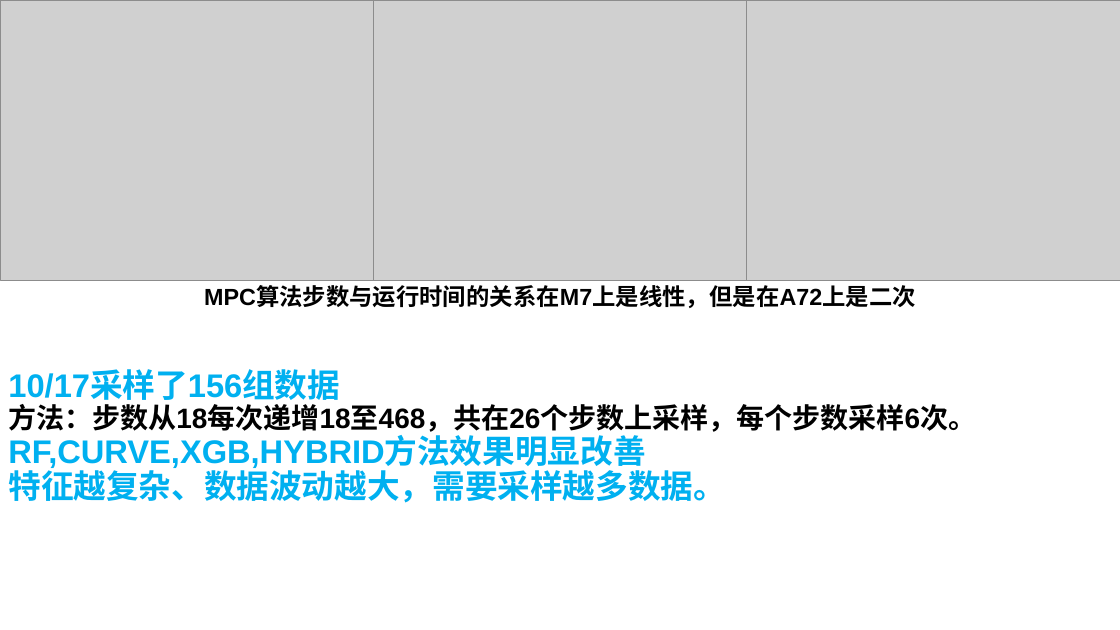
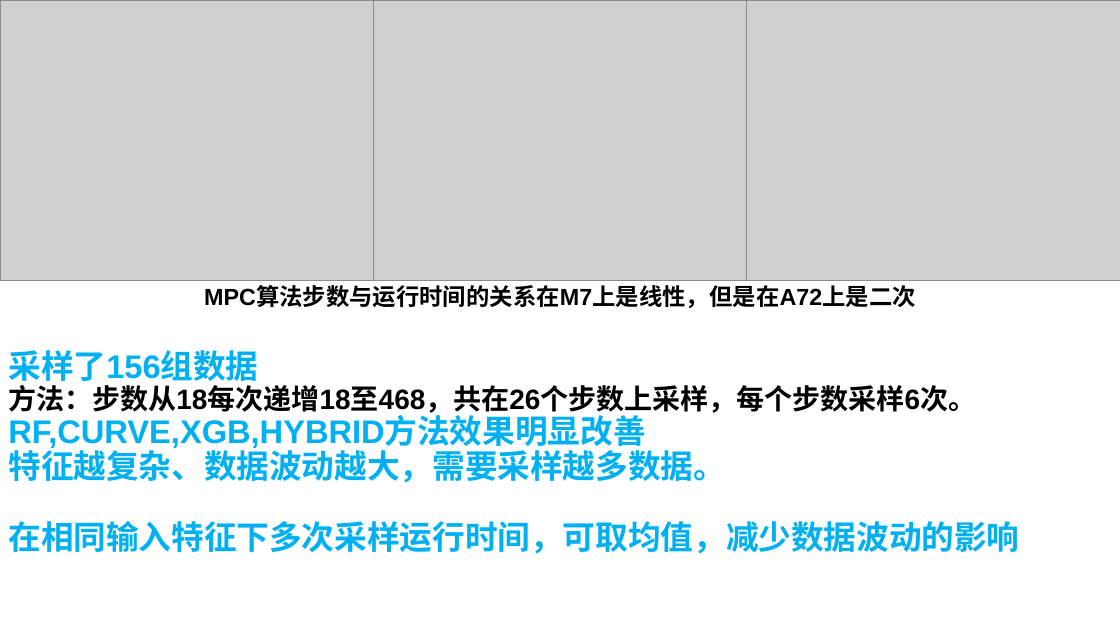
Before and after one commit to AE-26710/Time-Prediction, a slide deck: slide 44 of R5.pptx. Drawn at 1120x630 pixels with LibreOffice and Linux fonts; fonts in the diff are those of the drawing; grey boxes stand for pictures. Boxes give left, top, right and bottom in pixels: in the first picture for what was removed or moved away, otherwise in the second. Text is boxed around its words. In the diff, an @@ line names an element or a change of style, - is before the commit and + after.

Commit message:
10/22 Update
重新做了三种加密算法的数据及拟合
尝试拟合了FFT，效果不佳
添加了MPC采样数据

```diff
--- a/R5.pptx
+++ b/R5.pptx
@@ text at bbox=[8, 350, 258, 386]: text changed @@
-10/17采样了156组数据
+采样了156组数据
@@ text at bbox=[8, 521, 1019, 554]: paragraph added @@
+在相同输入特征下多次采样运行时间，可取均值，减少数据波动的影响
```
Also in this commit, not shown: 1 other slide changed, 2 slides added, 1 slide removed, 5 other files.
